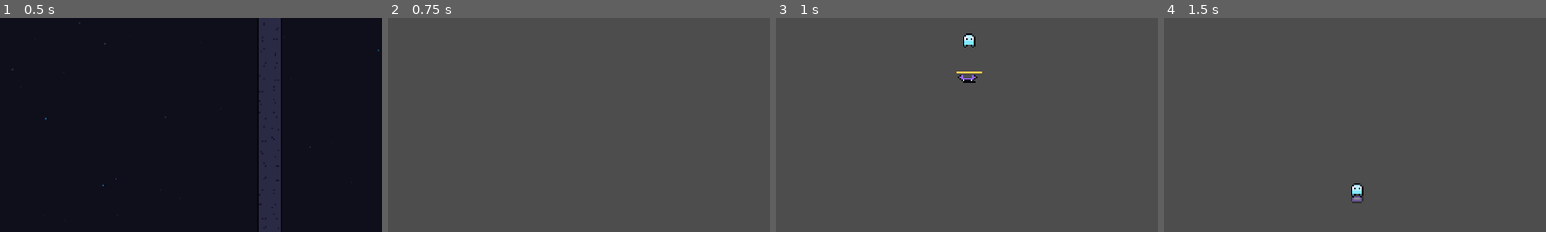
Above: before the commit, frames 1-4 (left to right).
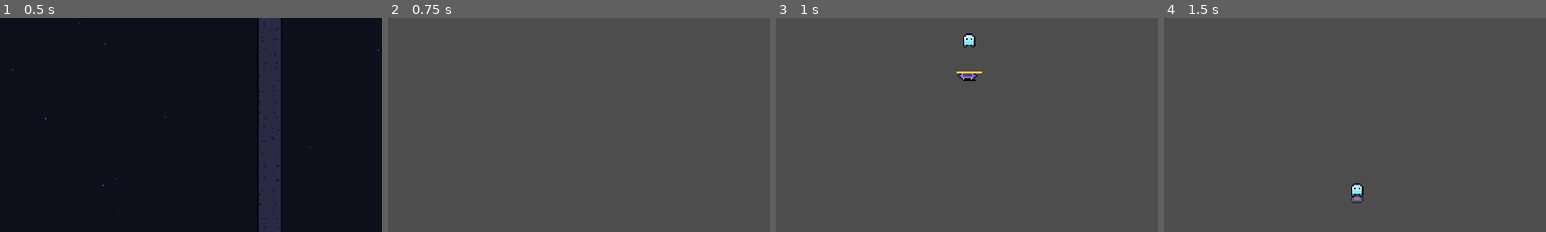
Above: after the commit, the same moments.

Repository: Giuseph66/Pixel
Game: Godot game, scene res://tools/check_sandbox.tscn
Same seed, same stepped clock (60 frames per second), same inputs: the game is played once before the commit and once after it. This scene is started directly instead of the project's main scene.
Inputs (mouse positions are % of the whole screen's width and height, from its top left):
- Up to frame 1 (0.5 s): no input
- Up to frame 2 (0.75 s): tap Enter at 0.5 s; move the mouse to (72, 45) at 0.52 s; hold D from 0.53 s (still down); hold Ctrl from 0.53 s (still down); click (72, 45) at 0.67 s
- Up to frame 3 (1 s): keep holding D; keep holding Ctrl; tap Space at 0.77 s
- Up to frame 4 (1.5 s): release D at 1.25 s; release Ctrl at 1.25 s; tap Space at 1.25 s; drag from (30, 55) to (45, 70) at 1.27 s
The pictures show only the part of the screen within x 16-66%, y 23-73%; the shares and areas given below are measured in that part.

Frames 1-2 are identical in both runs. In frame 3, 0.1% of the frame differs, in the area x 47-53%, y 25-31%; in frame 4, nothing differs.

Commit message:
fix: attach the ferry bat's wings to its own perch
ferry_a/ferry_b had a blank row between the gold ride strip and the
bat's own body, so it read as a floating bar over an unrelated purple
blob rather than one creature gripping what it carries. Wingtips now
touch the strip directly.

Diff:
--- a/scripts/pixel_art.gd
+++ b/scripts/pixel_art.gd
@@ -672,26 +672,30 @@
 	],
 	# Step 17 — ferry bat. Two tiles wide, with a gold strip along the back
 	# that reads as "you can stand here" the way the plain bat never needed
-	# to. ferry_dive is the wings-closed silhouette it drops into when the
+	# to. A blank row used to sit between that strip and the bat's own body,
+	# so the two read as an orange bar floating over an unrelated purple
+	# blob rather than one creature gripping its perch — wingtips now touch
+	# the strip directly, same claw-on-a-branch read a hanging bat needs.
+	# ferry_dive is the wings-closed silhouette it drops into when the
 	# deadline runs out.
 	"ferry_a": [
 		"yyyyyyyyyyyyyyyy",
-		"................",
 		"..#p......p#....",
 		".#pp......pp#...",
 		"..#pppppppp#....",
 		"...#w####w#.....",
 		"....########....",
 		"................",
+		"................",
 	],
 	"ferry_b": [
 		"yyyyyyyyyyyyyyyy",
-		"................",
 		"...#p......p#...",
 		"....#p....p#....",
 		"..#pp########pp#",
 		"...#wwwwwwww#...",
 		"....########....",
+		"................",
 		"................",
 	],
 	"ferry_dive": [
